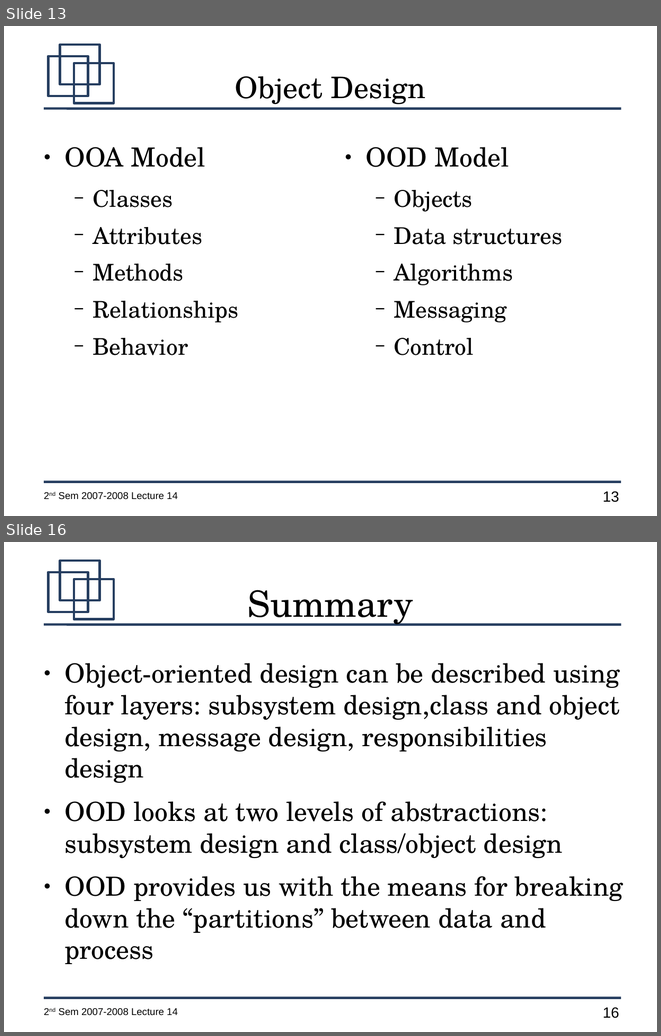
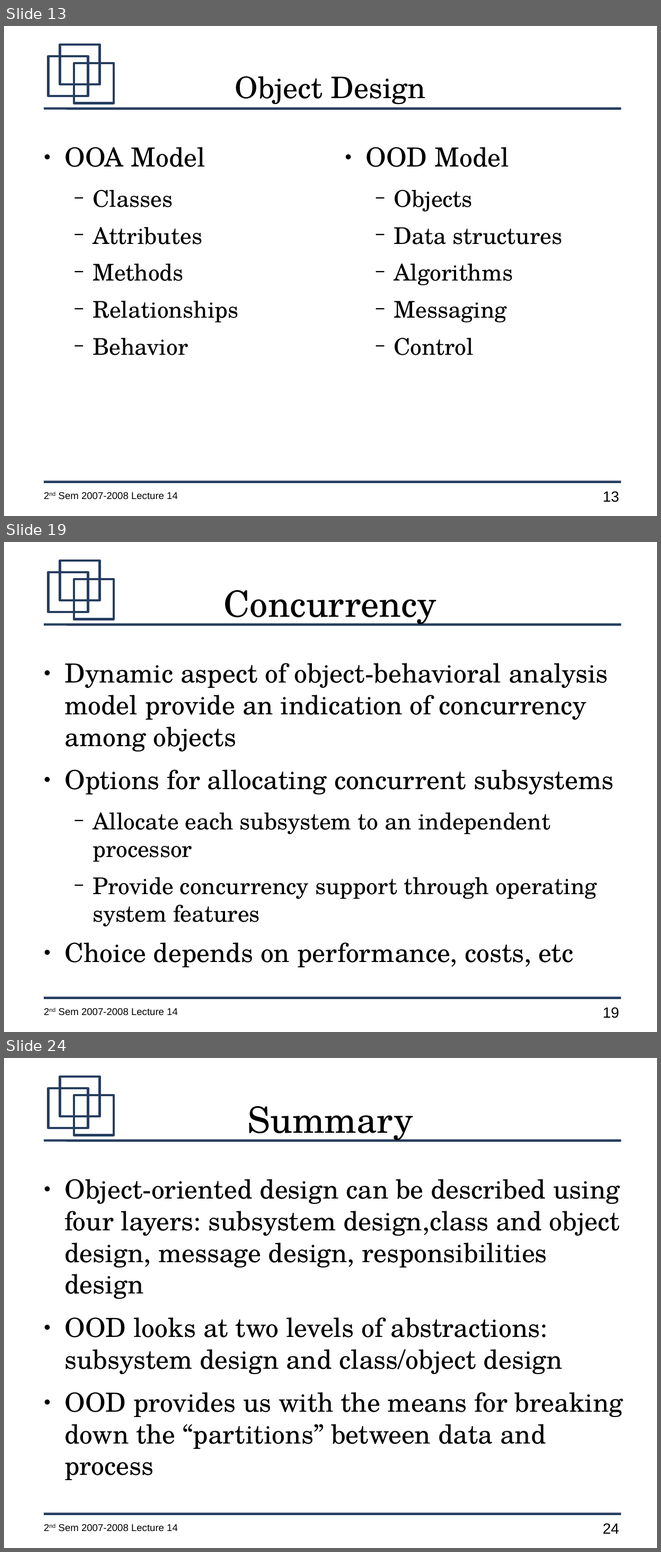
Before and after one commit to jachermocilla/jach-homepage, a slide deck: CMSC128-2nd-Sem-2007-L14.odp. Shown one above the other, each under a label of ours: slides 13 and 16 before the commit, slides 13, 19 and 24 after it; the slides between them are not shown. The pictures are 661x1036 and 661x1552 pixels, drawn with LibreOffice and Linux fonts; fonts in the diff are those of the drawing. Boxes give left, top, right and bottom in pixels: in the first picture for what was removed or moved away, otherwise in the second. Text is boxed around its words. In the diff, an @@ line names an element or a change of style, - is before the commit and + after.

```diff
--- a/CMSC128-2nd-Sem-2007-L14.odp
+++ b/CMSC128-2nd-Sem-2007-L14.odp
@@ slide 19 added at (4, 542, 657, 1032), background #FFFFFF; not listed: 7 template elements that a slide beside it also shows @@
@@ title added at (224, 590, 437, 626), 44 pt, text #000000 @@
+Concurrency
@@ text added at (64, 663, 614, 967), 32 pt, text #000000 @@
+● Dynamic aspect of object-behavioral analysis model provide an indication of concurrency among objects
+● Options for allocating concurrent subsystems
+  − Allocate each subsystem to an independent processor
+  − Provide concurrency support through operating system features
+● Choice depends on performance, costs, etc
@@ what was slide 16 is now slide 24 @@
@@ page number at (603, 1523, 619, 1533): text changed @@
-16
+24
```
Also in this commit, not shown: 2 slides changed, 7 other slides added.
